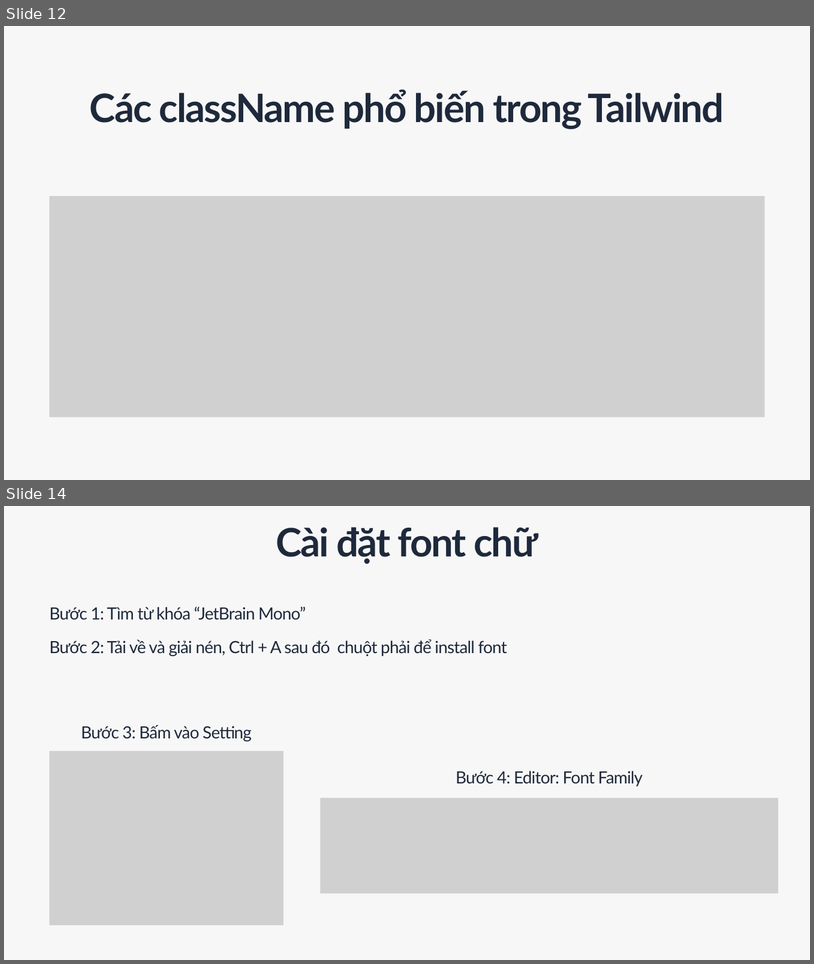
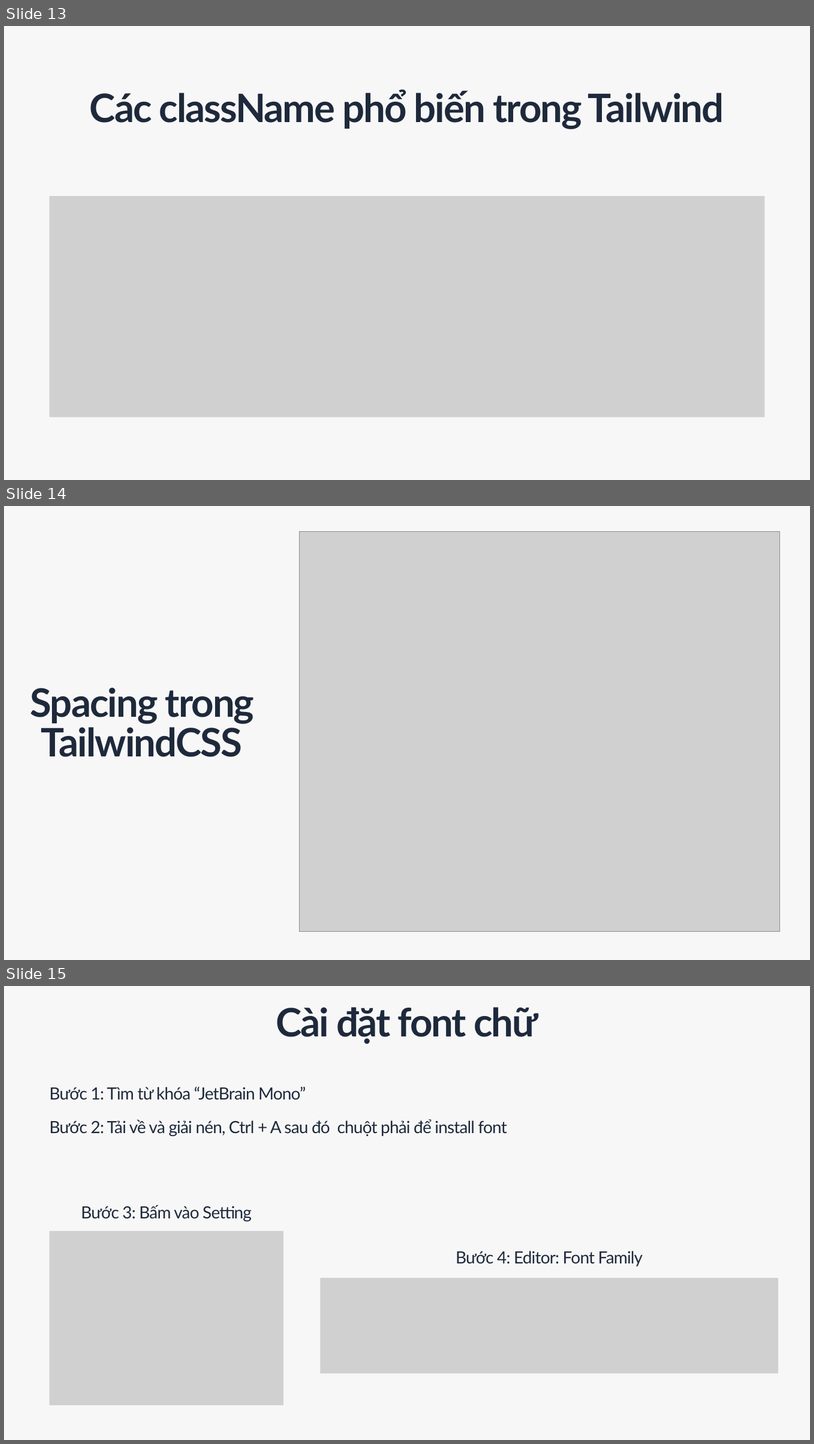
Before and after one commit to trongandev/tai-lieu-day-reactjs-tdsv, a slide deck: giao-an/buoi1/BUỔI 1 TỪ RAZOR VIEW SANG JSX.pptx. Shown one above the other, each under a label of ours: slides 12 and 14 before the commit, slides 13, 14 and 15 after it; the slides between them are not shown. The pictures are 814x964 and 814x1444 pixels, drawn with LibreOffice and Linux fonts; fonts in the diff are those of the drawing; grey boxes stand for pictures. Boxes give left, top, right and bottom in pixels: in the first picture for what was removed or moved away, otherwise in the second. Text is boxed around its words. In the diff, an @@ line names an element or a change of style, - is before the commit and + after.

```diff
--- a/giao-an/buoi1/BUỔI 1 TỪ RAZOR VIEW SANG JSX.pptx
+++ b/giao-an/buoi1/BUỔI 1 TỪ RAZOR VIEW SANG JSX.pptx
@@ slide 14 added at (x1=4, y1=506, x2=810, y2=960), background #F7F7F7 @@
@@ picture added at (x1=300, y1=531, x2=780, y2=931) @@
@@ text added at (x1=30, y1=687, x2=255, y2=757), 70 pt, text #1E293B, bold @@
+Spacing trong TailwindCSS
@@ what was slide 12 is now slide 13 @@
@@ what was slide 14 is now slide 15 @@
```
Also in this commit, not shown: 3 slides changed, 6 other slides added, 2 slides removed, 4 other files.
